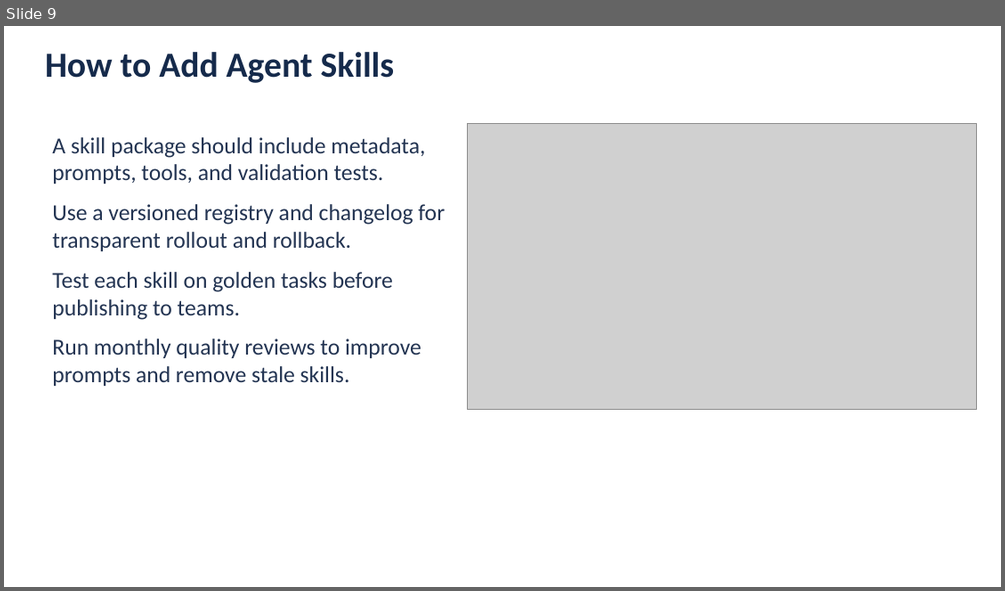
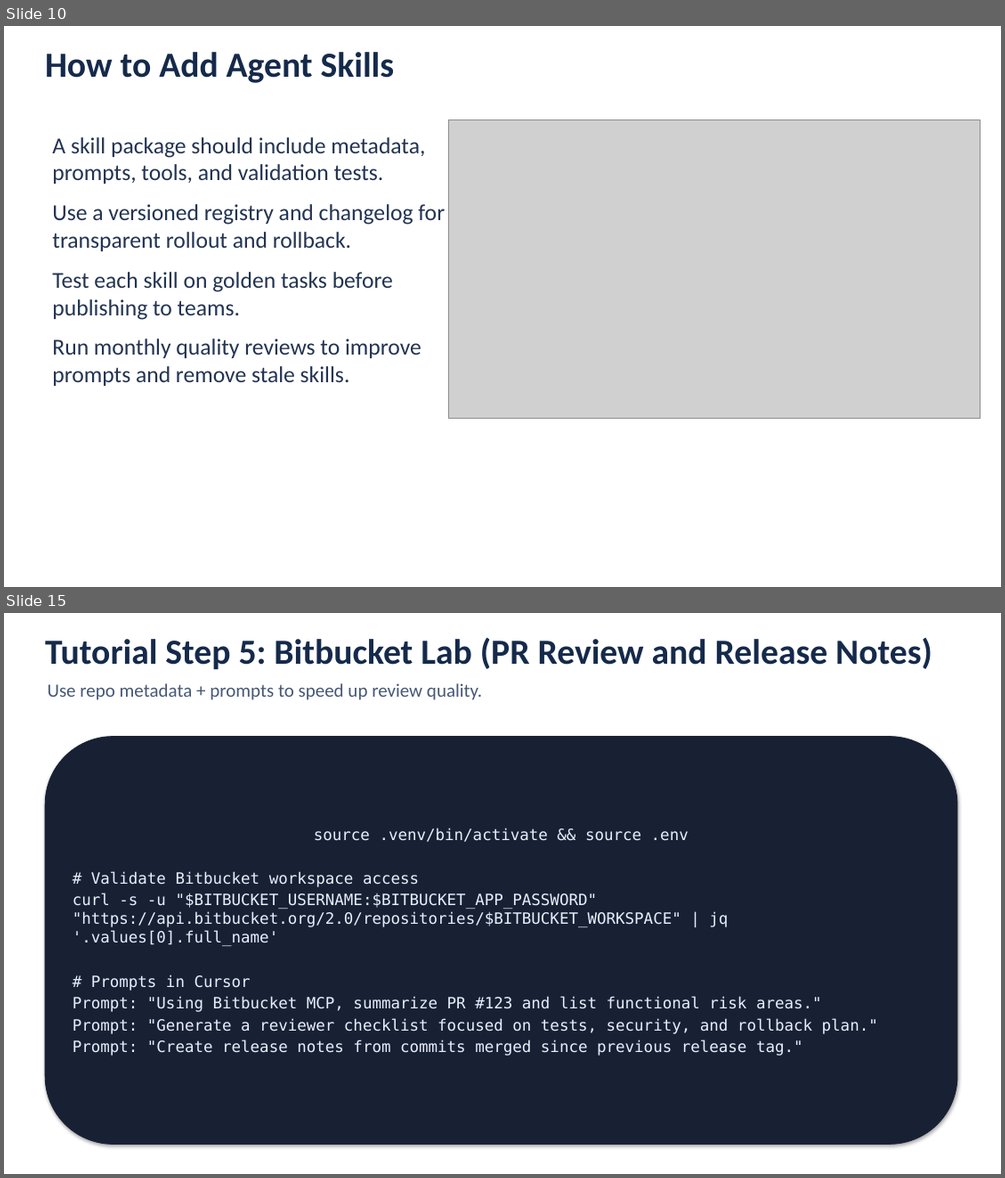
Before and after one commit to hassanahmedfoodservicesdirectunilever/cursor, a slide deck: Solution_Assessment_Cursor_AI_Capabilities_Integration_Review.pptx. Shown one above the other, each under a label of ours: slide 9 before the commit, slides 10 and 15 after it; the slides between them are not shown. The pictures are 1005x591 and 1005x1178 pixels, drawn with LibreOffice and Linux fonts; fonts in the diff are those of the drawing; grey boxes stand for pictures. Boxes give left, top, right and bottom in pixels: in the first picture for what was removed or moved away, otherwise in the second. Text is boxed around its words. In the diff, an @@ line names an element or a change of style, - is before the commit and + after.

```diff
--- a/Solution_Assessment_Cursor_AI_Capabilities_Integration_Review.pptx
+++ b/Solution_Assessment_Cursor_AI_Capabilities_Integration_Review.pptx
@@ slide 15 added at box(4, 613, 1001, 1174), background #FFFFFF @@
@@ text added at box(45, 637, 932, 670), 34 pt, text #152A4B, bold @@
+Tutorial Step 5: Bitbucket Lab (PR Review and Release Notes)
@@ text added at box(48, 683, 482, 700), 18 pt, text #465876 @@
+Use repo metadata + prompts to speed up review quality.
@@ rounded rectangle added at box(45, 737, 957, 1144), fill #182134, outline #182134 0.75 pt, 15 pt, text #E8EEFC @@
+source .venv/bin/activate && source .env
+# Validate Bitbucket workspace access
+curl -s -u "$BITBUCKET_USERNAME:$BITBUCKET_APP_PASSWORD" "https://api.bitbucket.org/2.0/repositories/$BITBUCKET_WORKSPACE" | jq '.values[0].full_name'
+# Prompts in Cursor
+Prompt: "Using Bitbucket MCP, summarize PR #123 and list functional risk areas."
+Prompt: "Generate a reviewer checklist focused on tests, security, and rollback plan."
+Prompt: "Create release notes from commits merged since previous release tag."
@@ what was slide 9 is now slide 10 @@
@@ slide 10 changed as well @@
@@ picture: place and size @@
-picture at box(468, 123, 976, 410)
+picture at box(449, 119, 979, 418)
```
Also in this commit, not shown: 11 other slides changed, 7 other slides added, 13 other files.
